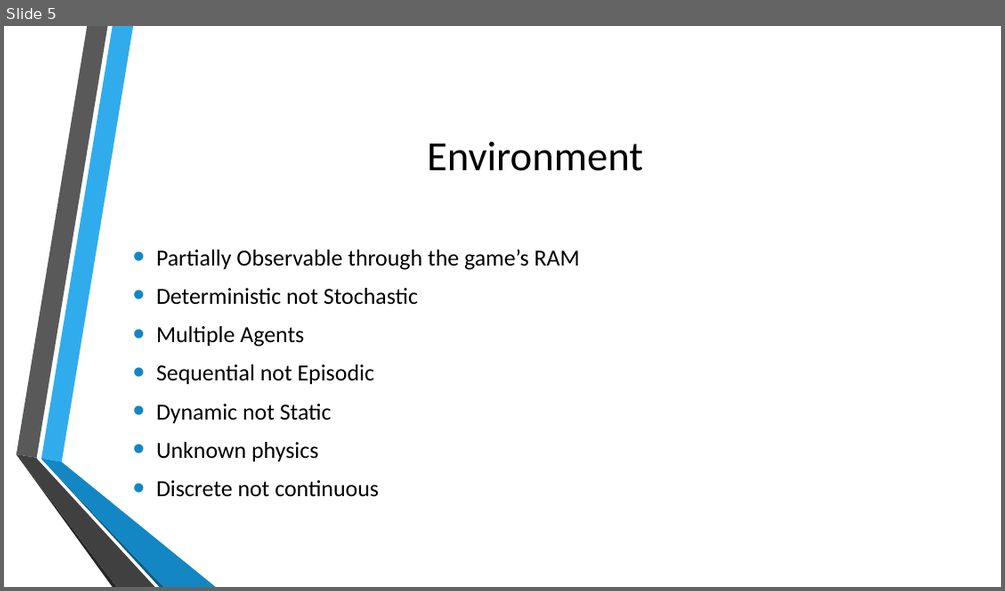
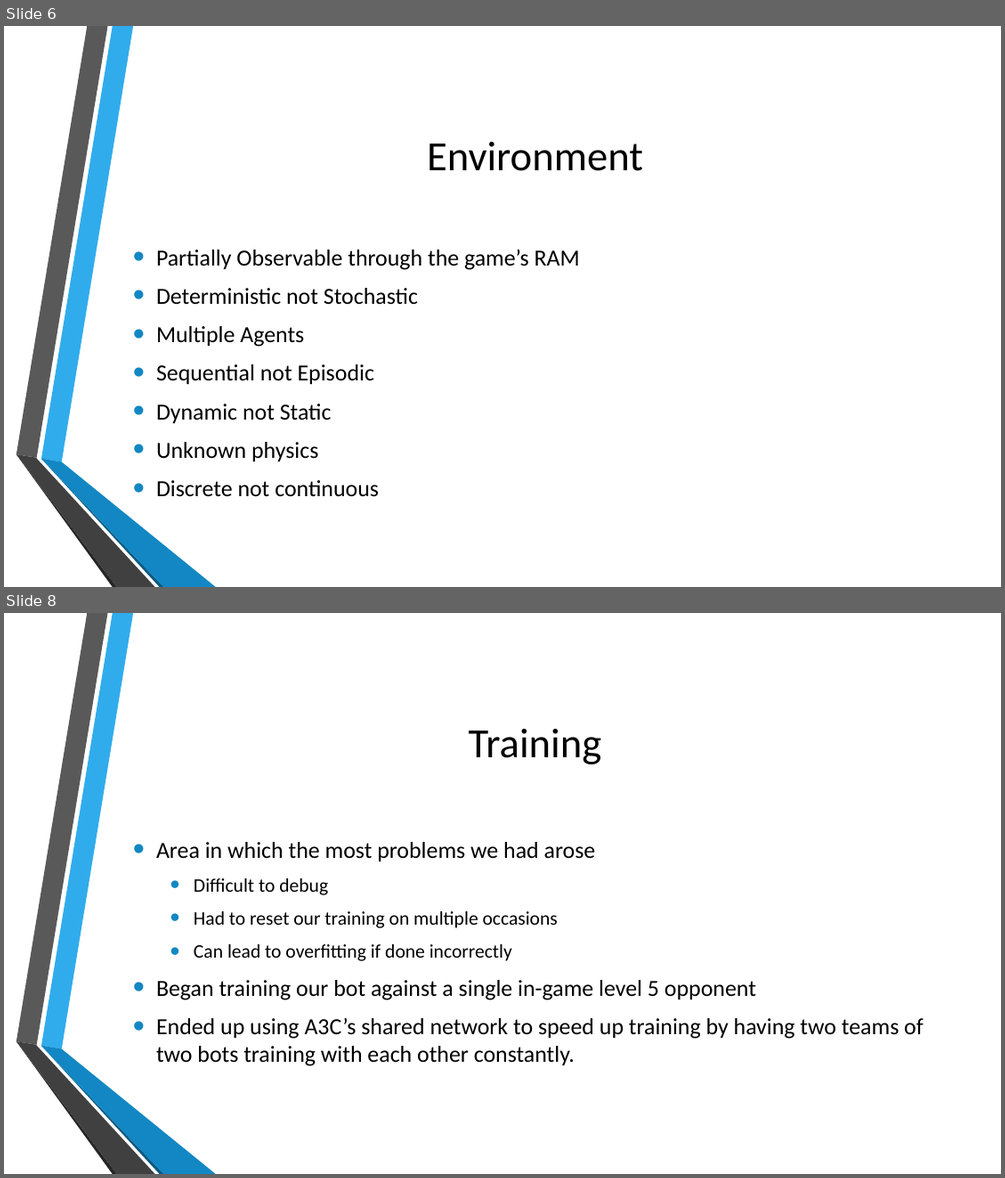
Before and after one commit to KeganMc/Super-Smash-Bros-Melee-AI, a slide deck: Documents/ProjectPresentation.pptx. Shown one above the other, each under a label of ours: slide 5 before the commit, slides 6 and 8 after it; the slides between them are not shown. The pictures are 1005x591 and 1005x1178 pixels, drawn with LibreOffice and Linux fonts; fonts in the diff are those of the drawing; background and template pictures are left out. Boxes give left, top, right and bottom in pixels: in the first picture for what was removed or moved away, otherwise in the second. Text is boxed around its words. In the diff, an @@ line names an element or a change of style, - is before the commit and + after.

```diff
--- a/Documents/ProjectPresentation.pptx
+++ b/Documents/ProjectPresentation.pptx
@@ slide 8 added at bbox=[4, 613, 1001, 1174], background picture (left out); not listed: 6 template elements that a slide beside it also shows @@
@@ title added at bbox=[469, 729, 602, 764], 40 pt, text #000000 @@
+Training
@@ text added at bbox=[156, 842, 923, 1066], 22.2 pt, text #000000 @@
+• Area in which the most problems we had arose
+  • Difficult to debug
+  • Had to reset our training on multiple occasions
+  • Can lead to overfitting if done incorrectly
+• Began training our bot against a single in-game level 5 opponent
+• Ended up using A3C’s shared network to speed up training by having two teams of two bots training with each other constantly.
@@ what was slide 5 is now slide 6 @@
```
Also in this commit, not shown: 6 slides changed, 1 other slide added, 2 slides removed.
